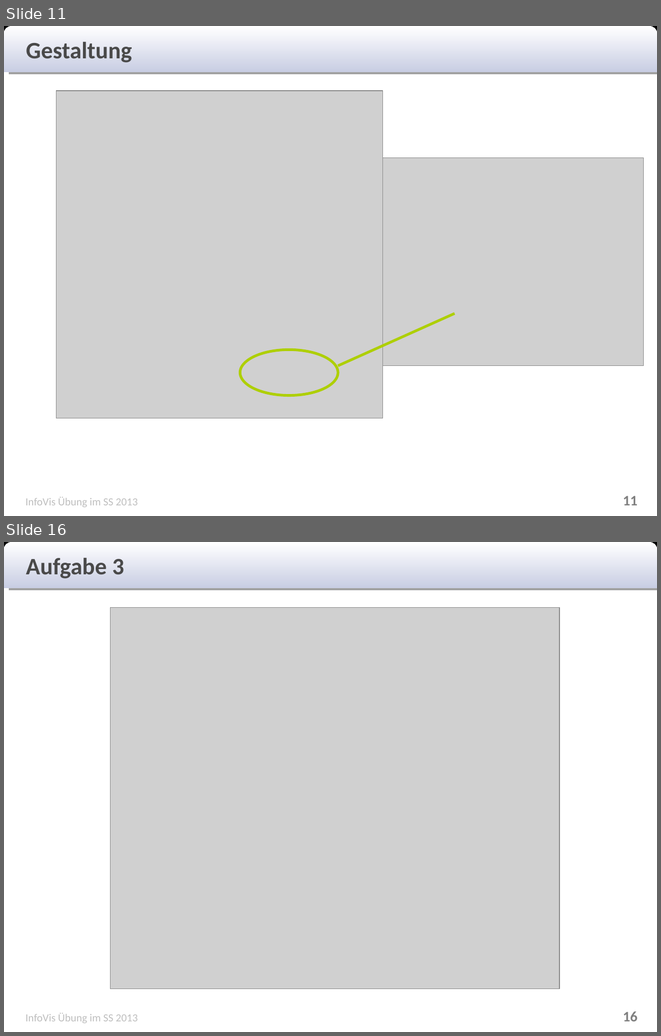
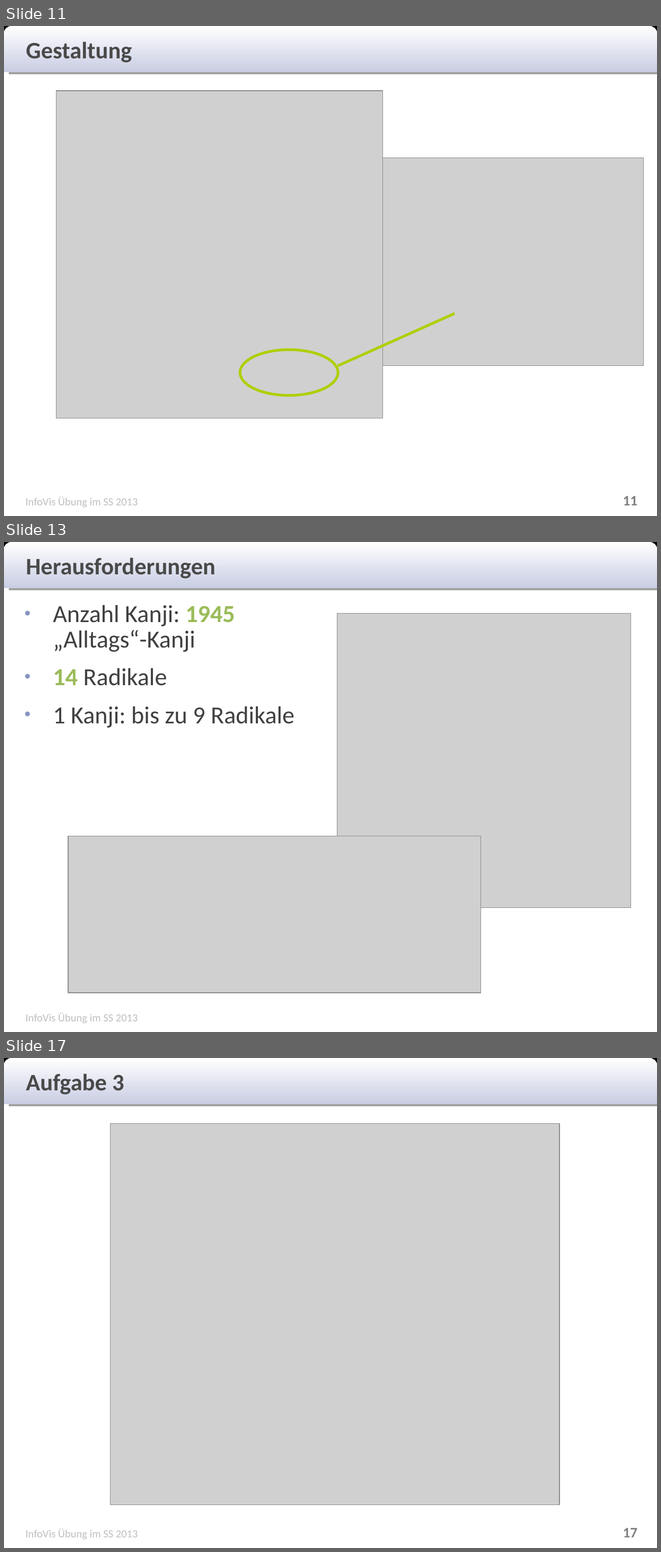
Before and after one commit to Rajikarubijua/bushumappu, a slide deck: presentation/zwischenpräsentation.odp. Shown one above the other, each under a label of ours: slides 11 and 16 before the commit, slides 11, 13 and 17 after it; the slides between them are not shown. The pictures are 661x1036 and 661x1552 pixels, drawn with LibreOffice and Linux fonts; fonts in the diff are those of the drawing; grey boxes stand for pictures. Boxes give left, top, right and bottom in pixels: in the first picture for what was removed or moved away, otherwise in the second. Text is boxed around its words. In the diff, an @@ line names an element or a change of style, - is before the commit and + after.

```diff
--- a/presentation/zwischenpräsentation.odp
+++ b/presentation/zwischenpräsentation.odp
@@ slide 13 added at <box>4,542,657,1032</box>, background #FFFFFF; not listed: 3 template elements that a slide beside it also shows @@
@@ text added at <box>26,558,215,579</box>, 26 pt, text #494949, bold @@
+Herausforderungen
@@ text added at <box>53,605,294,728</box>, 27 pt, text #404040 @@
+● Anzahl Kanji: 1945 „Alltags“-Kanji
+● 14 Radikale
+● 1 Kanji: bis zu 9 Radikale
@@ picture added at <box>337,613,631,908</box> @@
@@ picture added at <box>68,836,480,992</box> @@
@@ what was slide 16 is now slide 17 @@
@@ page number at <box>623,1528,638,1537</box>: text changed @@
-16
+17
```
Also in this commit, not shown: 3 slides changed, 1 other slide added, 1 slide removed.
